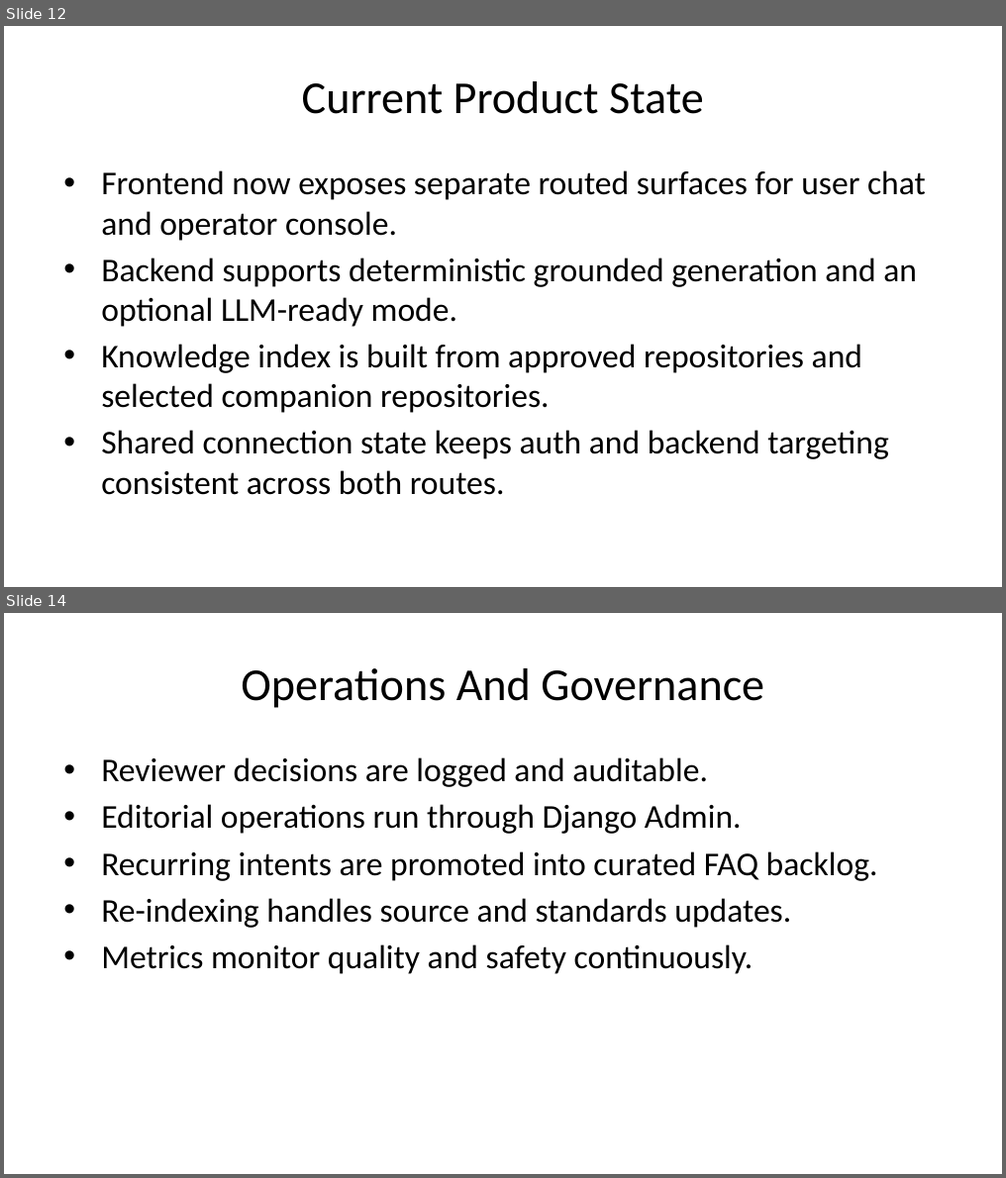
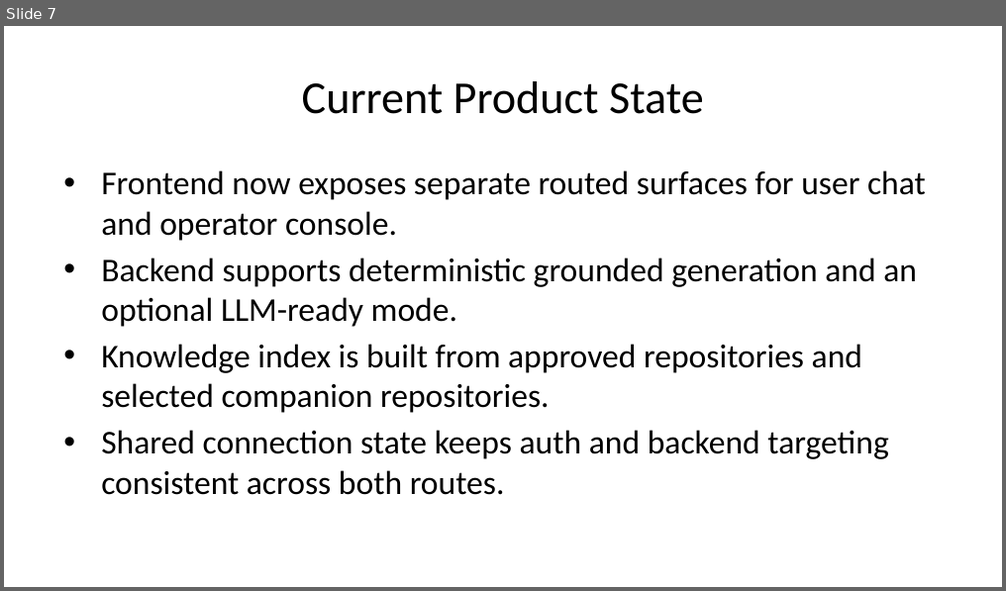
Before and after one commit to UM-KGPI/NapcoreHelpdesk, a slide deck: dist/napcore-helpdesk-presentation.pptx. Shown one above the other, each under a label of ours: slides 12 and 14 before the commit, slide 7 after it; the slides between them are not shown. The pictures are 1006x1178 and 1006x591 pixels, drawn with LibreOffice and Linux fonts; fonts in the diff are those of the drawing. Boxes give left, top, right and bottom in pixels: in the first picture for what was removed or moved away, otherwise in the second. Text is boxed around its words. In the diff, an @@ line names an element or a change of style, - is before the commit and + after.

```diff
--- a/dist/napcore-helpdesk-presentation.pptx
+++ b/dist/napcore-helpdesk-presentation.pptx
@@ slide 14 removed at (4,613,1002,1174), background #FFFFFF @@
@@ title removed at (241,668,764,708) @@
-Operations And Governance
@@ text removed at (101,758,878,974) @@
-• Reviewer decisions are logged and auditable.
-• Editorial operations run through Django Admin.
-• Recurring intents are promoted into curated FAQ backlog.
-• Re-indexing handles source and standards updates.
-• Metrics monitor quality and safety continuously.
@@ what was slide 12 is now slide 7 @@
```
Also in this commit, not shown: 8 slides changed, 3 slides added, 7 other slides removed, 8 other files.
